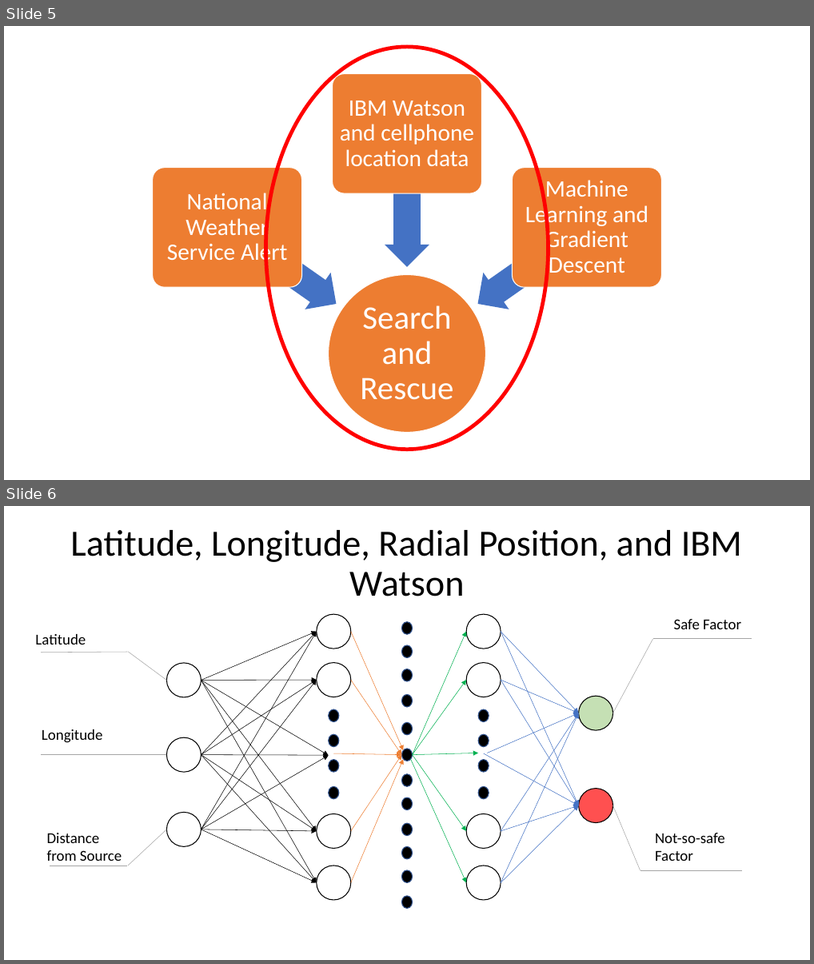
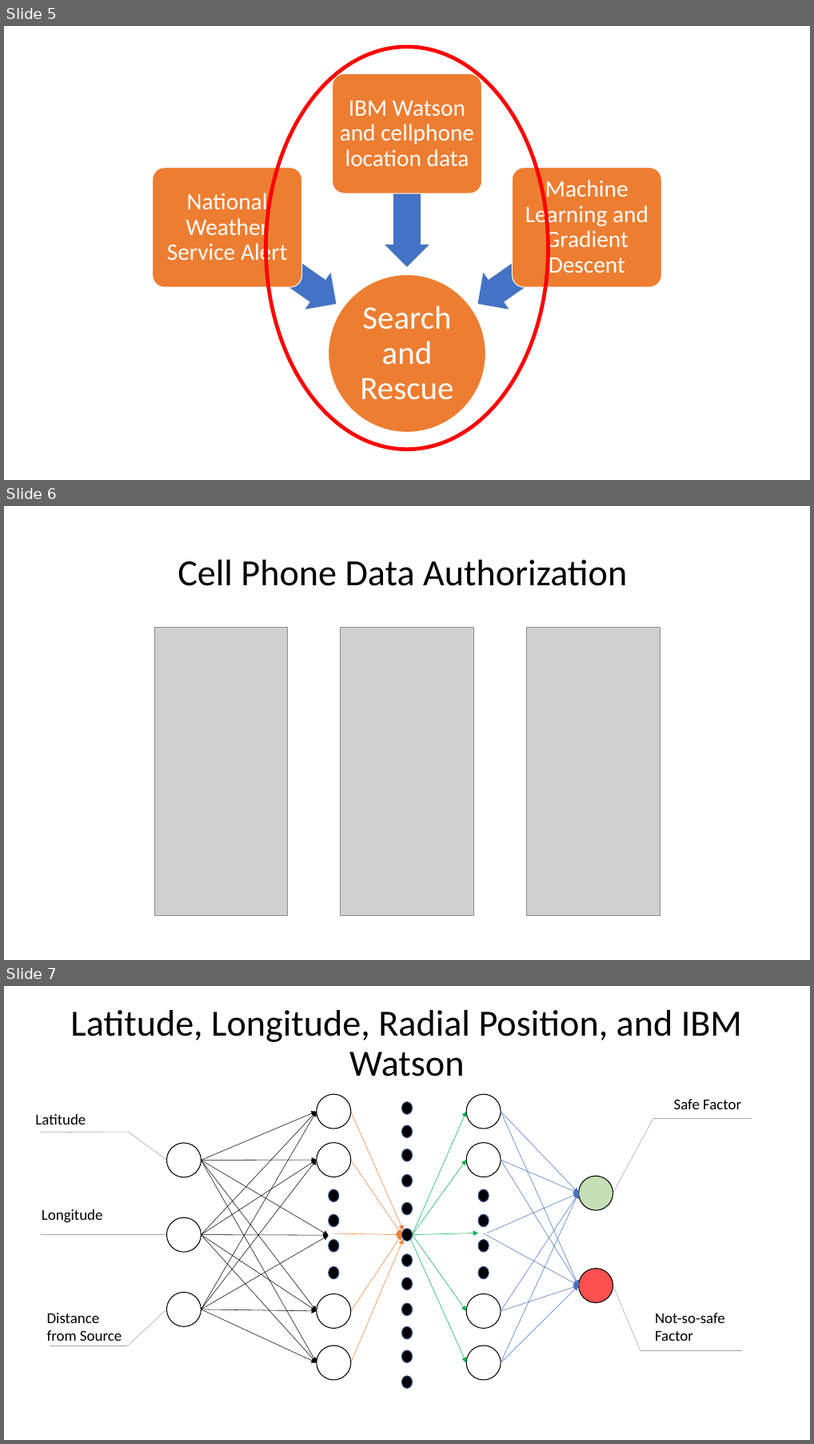
Before and after one commit to McCuf/MachineLearningSAR, a slide deck: CuseHacksPresentation.pptx. Shown one above the other, each under a label of ours: slides 5 and 6 before the commit, slides 5, 6 and 7 after it. The pictures are 814x964 and 814x1444 pixels, drawn with LibreOffice and Linux fonts; fonts in the diff are those of the drawing; grey boxes stand for pictures. Boxes give left, top, right and bottom in pixels: in the first picture for what was removed or moved away, otherwise in the second. Text is boxed around its words. In the diff, an @@ line names an element or a change of style, - is before the commit and + after.

```diff
--- a/CuseHacksPresentation.pptx
+++ b/CuseHacksPresentation.pptx
@@ slide 6 added at [4,506,810,960], background #FFFFFF @@
@@ title added at [178,560,627,586], 44 pt, text #000000 @@
+Cell Phone Data Authorization
@@ picture added at [154,628,288,916] @@
@@ picture added at [341,628,474,916] @@
@@ picture added at [527,628,660,916] @@
@@ what was slide 6 is now slide 7 @@
```
